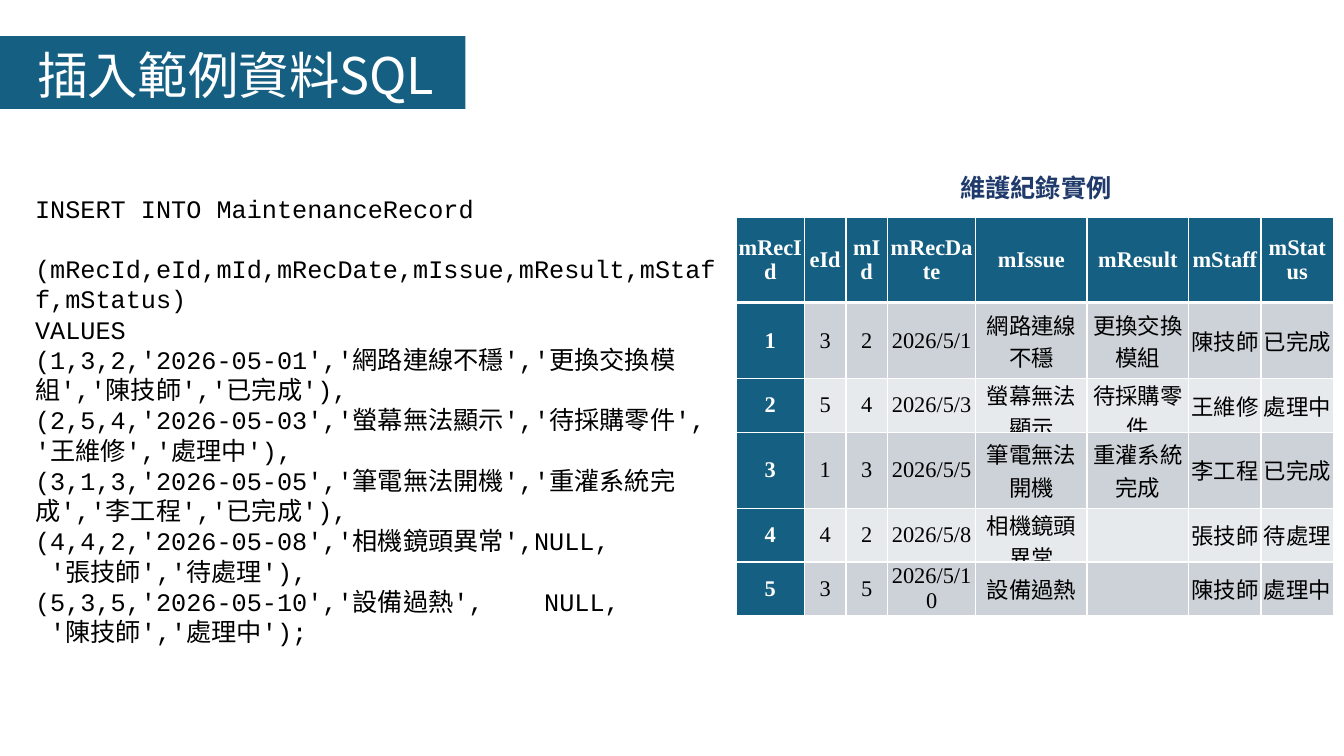
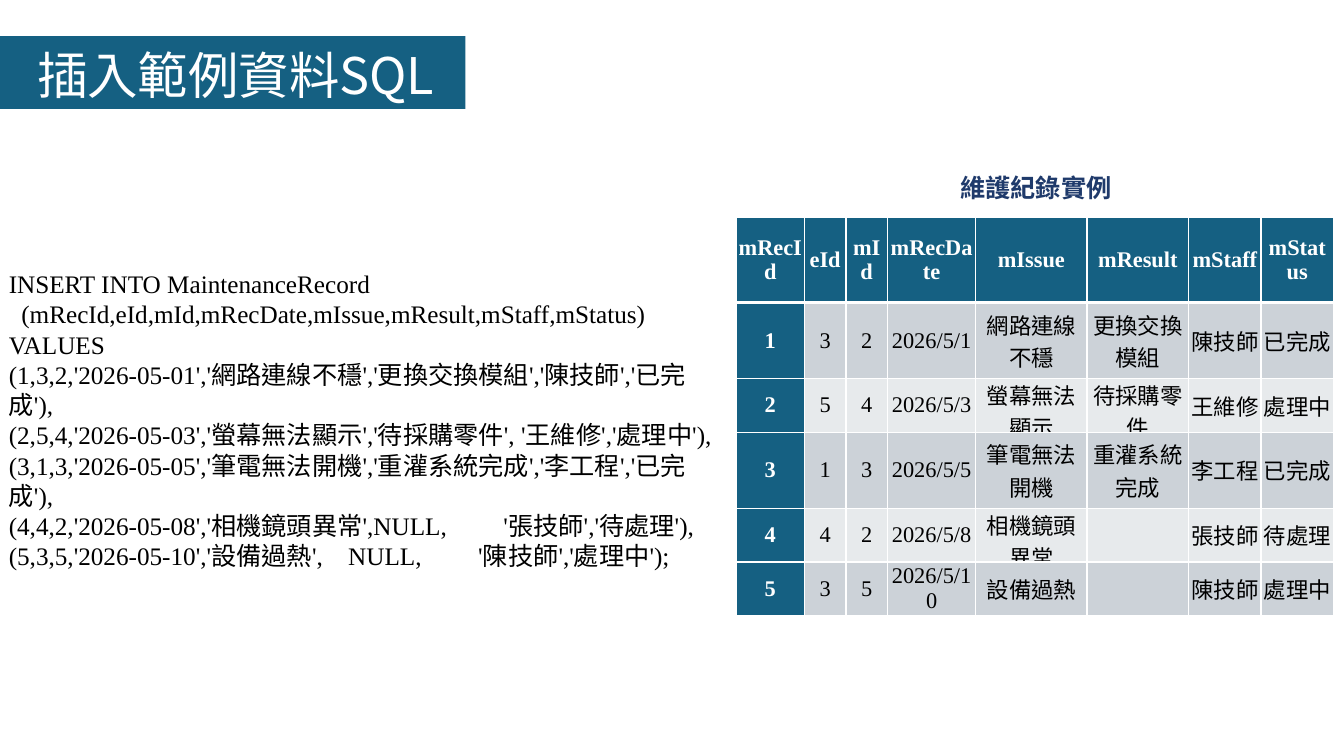
Before and after one commit to LazyEmotionO/NFU_DATABASE, a slide deck: slide 26 of 第四組_資料庫系統期末Part II簡報.pptx. Drawn at 1344x756 pixels with LibreOffice and Linux fonts; fonts in the diff are those of the drawing. Boxes give left, top, right and bottom in pixels: in the first picture for what was removed or moved away, otherwise in the second. Text is boxed around its words. In the diff, an @@ line names an element or a change of style, - is before the commit and + after.

```diff
--- a/第四組_資料庫系統期末Part II簡報.pptx
+++ b/第四組_資料庫系統期末Part II簡報.pptx
@@ text "INSERT INTO MaintenanceRecord": place and size @@
-text "INSERT INTO MaintenanceRecord" at (35,199,715,647)
+text "INSERT INTO MaintenanceRecord" at (9,275,711,570)
@@ text "INSERT INTO MaintenanceRecord" at (9,275,711,570): font Courier New to Times New Roman @@
```
Also in this commit, not shown: 13 other slides changed, 1 slide added.
